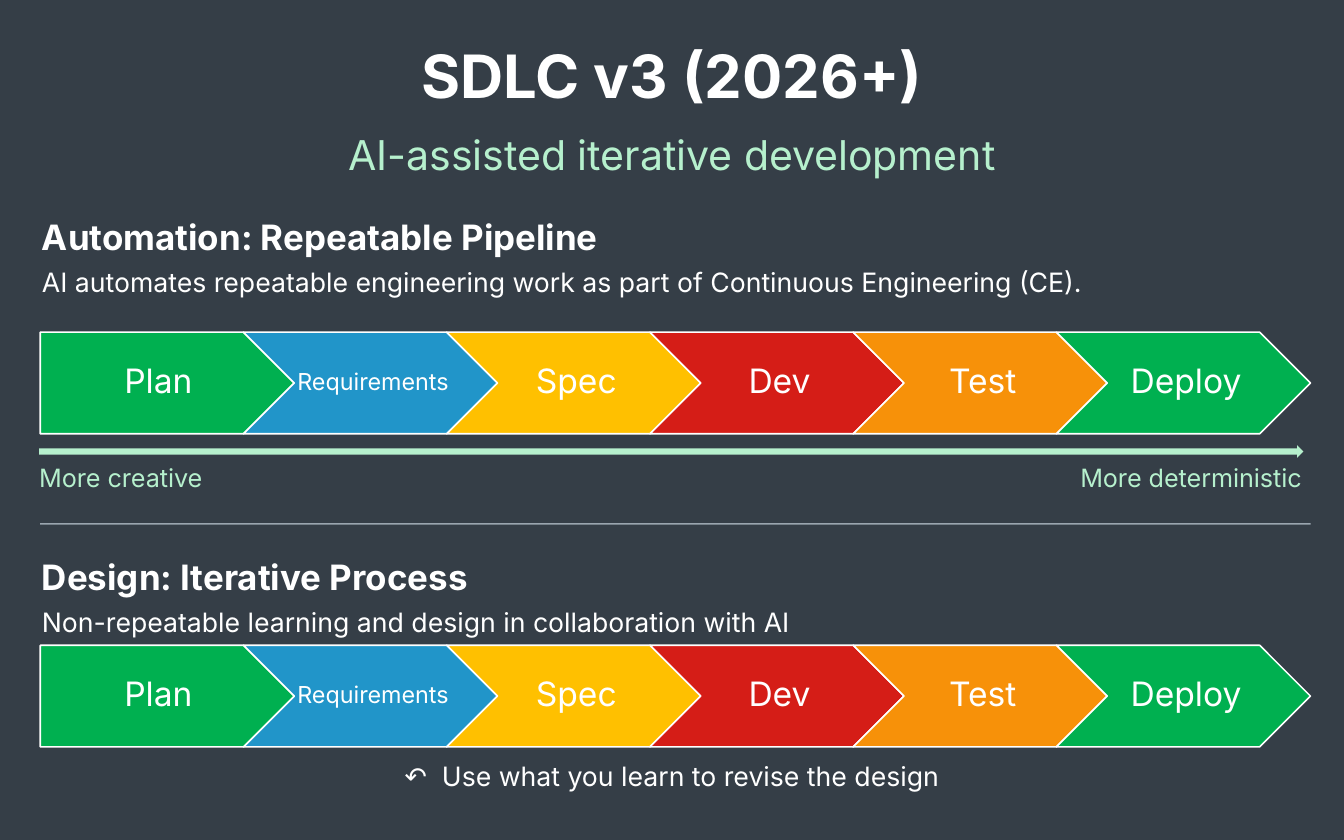
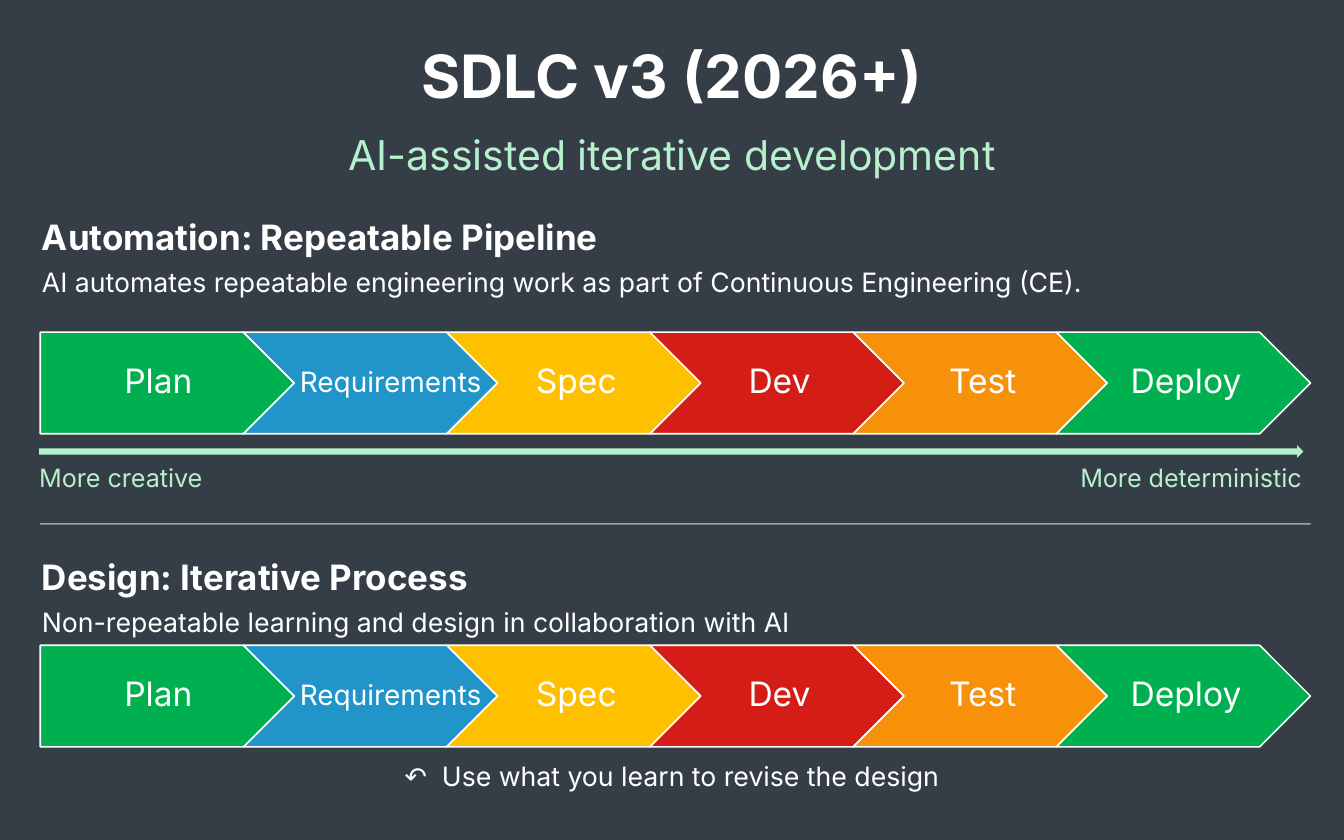
Before and after one commit to jacdevos/jacdevos.github.io, a slide deck: slide 5 of assets/article_images/2026-11-12-sdlc-in-the-agentic-era/sdlc-in-the-agentic-era.pptx. Drawn at 1344x840 pixels with LibreOffice and Linux fonts; fonts in the diff are those of the drawing. Boxes give left, top, right and bottom in pixels: in the first picture for what was removed or moved away, otherwise in the second. Text is boxed around its words. In the diff, an @@ line names an element or a change of style, - is before the commit and + after.

Commit message:
Fit a larger Requirements label inside the chevron

```diff
--- a/assets/article_images/2026-11-12-sdlc-in-the-agentic-era/sdlc-in-the-agentic-era.pptx
+++ b/assets/article_images/2026-11-12-sdlc-in-the-agentic-era/sdlc-in-the-agentic-era.pptx
@@ text "Requirements" at (x1=300, y1=368, x2=482, y2=398): size 12.5 to 15 pt @@
@@ text "Requirements" at (x1=300, y1=681, x2=482, y2=711): size 12.5 to 15 pt @@
```
Also in this commit, not shown: 2 other slides changed, 3 other files.
